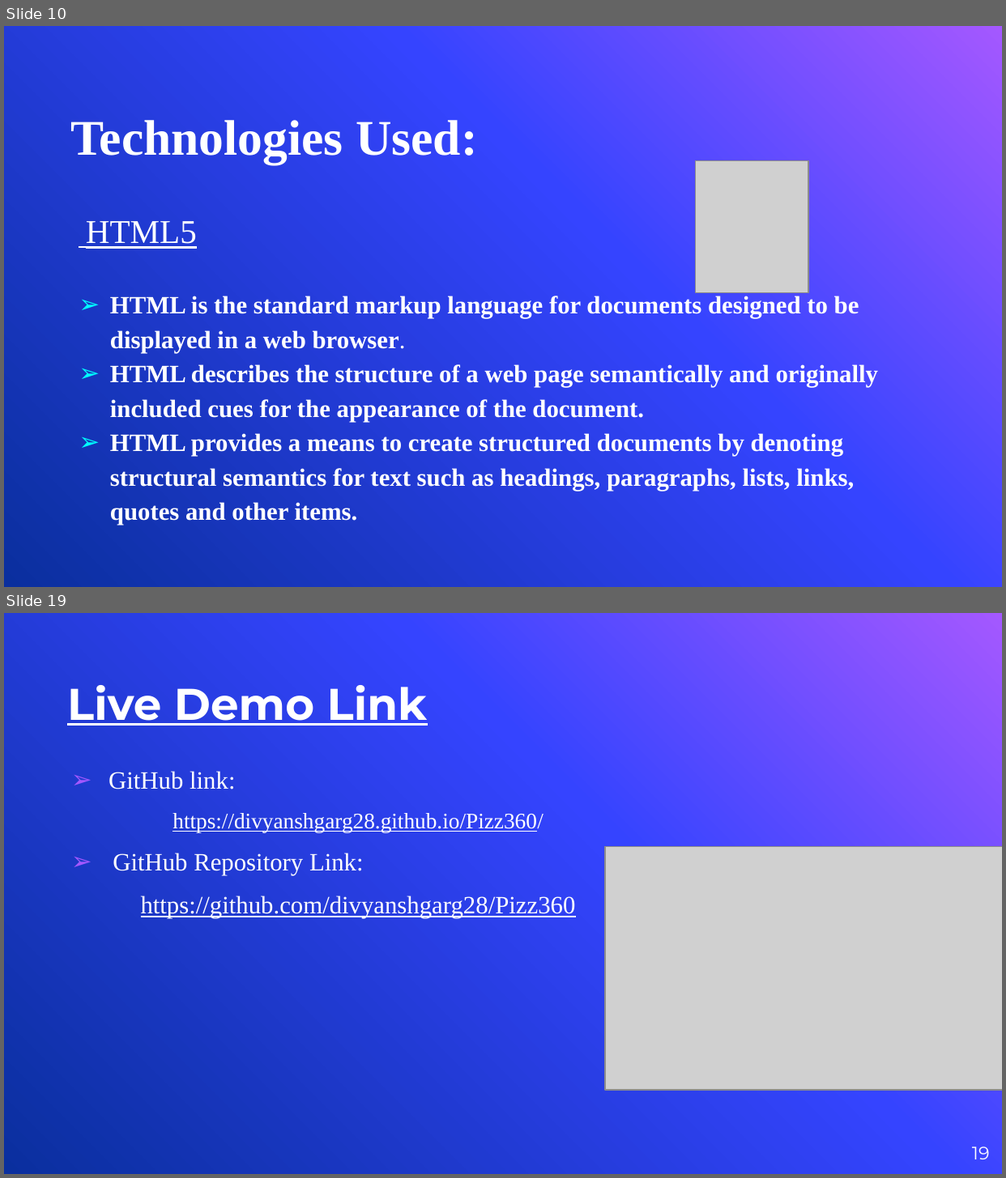
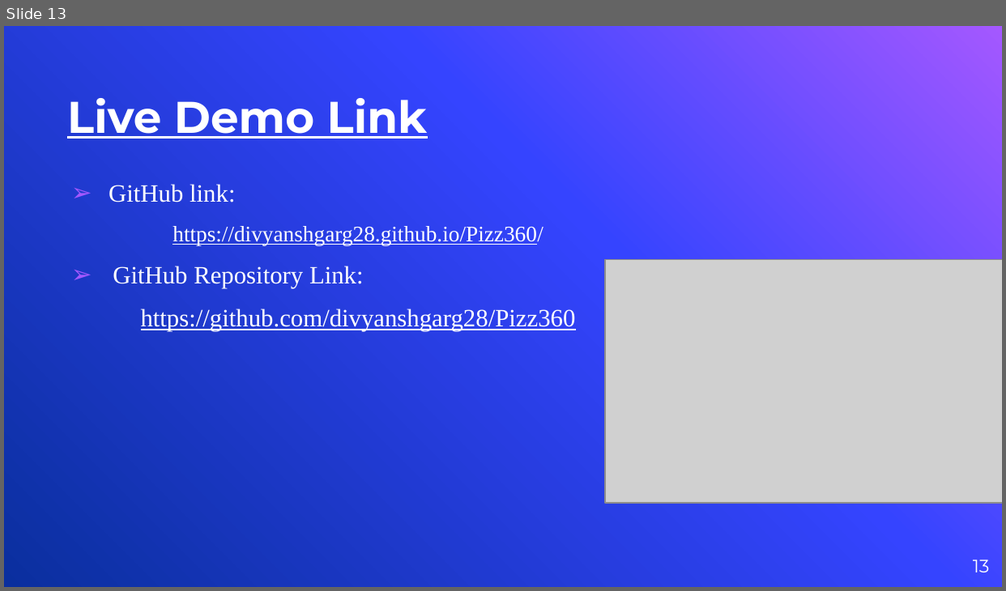
Before and after one commit to divyanshgarg28/Pizz360, a slide deck: Pizz360- Mini Project PPT.pptx. Shown one above the other, each under a label of ours: slides 10 and 19 before the commit, slide 13 after it; the slides between them are not shown. The pictures are 1006x1178 and 1006x591 pixels, drawn with LibreOffice and Linux fonts; fonts in the diff are those of the drawing; grey boxes stand for pictures; background and template pictures are left out. Boxes give left, top, right and bottom in pixels: in the first picture for what was removed or moved away, otherwise in the second. Text is boxed around its words. In the diff, an @@ line names an element or a change of style, - is before the commit and + after.

```diff
--- a/Pizz360- Mini Project PPT.pptx
+++ b/Pizz360- Mini Project PPT.pptx
@@ slide 10 removed at (4, 26, 1002, 587), background picture (left out) @@
@@ title removed at (70, 120, 477, 165) @@
-Technologies Used:
@@ picture removed at (696, 160, 808, 292) @@
@@ subtitle removed at (86, 221, 879, 525) @@
-HTML5
-➢ HTML is the standard markup language for documents designed to be displayed in a web browser.
-➢ HTML describes the structure of a web page semantically and originally included cues for the appearance of the document.
-➢ HTML provides a means to create structured documents by denoting structural semantics for text such as headings, paragraphs, lists, links, quotes and other items.
@@ what was slide 19 is now slide 13 @@
@@ page number at (973, 560, 990, 573): text changed @@
-19
+13
```
Also in this commit, not shown: 1 slide changed, 6 slides added, 10 other slides removed, 2 other files.
